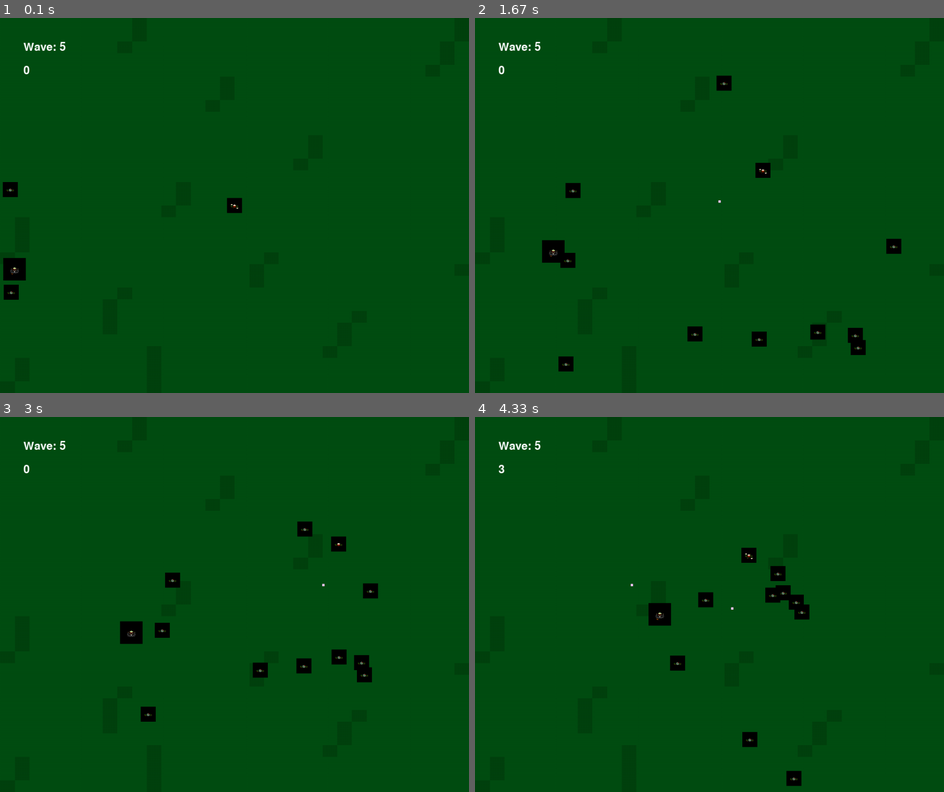
Above: before the commit, frames 1-4 (two rows, left to right).
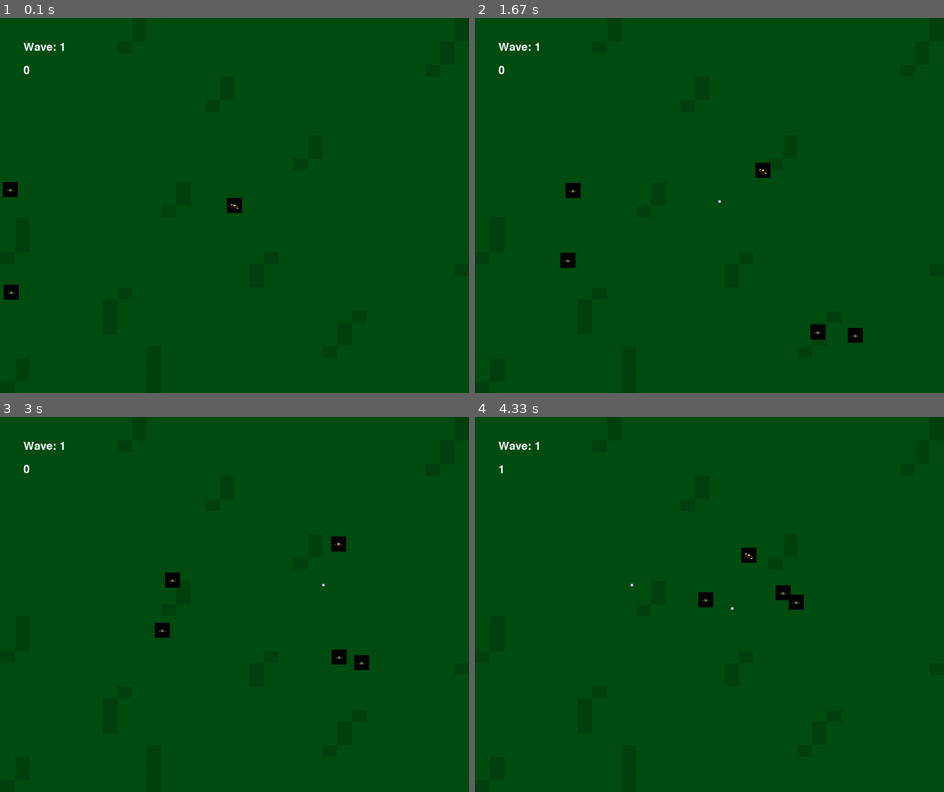
Above: after the commit, the same moments.

Repository: NotMrW/pygamesixtynine
Game: pygame game, started from main.py
Same seed, same stepped clock (60 frames per second), same inputs: the game is played once before the commit and once after it.
Inputs (mouse positions are in pixels of both pictures, inside the frame that each line leads up to):
- Up to frame 1 (0.1 s): no input
- Up to frame 2 (1.67 s): tap Space at 0.33, 0.73, 1.03, 1.57 s; hold W 0.67-1.13 s; hold Right 0.67-1.13 s; move the mouse to (690, 220) at 0.7 s; tap S at 1.17 s; hold Right from 1.5 s (still down)
- Up to frame 3 (3 s): tap Space at 1.87, 2.07, 2.4, 2.7, 2.9 s; release Right at 1.97 s; hold Up 2-2.3 s; move the mouse to (89, 548) at 2.03 s; hold Right 2.33-2.8 s; move the mouse to (304, 473) at 2.37 s; hold Left from 2.83 s (still down); move the mouse to (290, 638) at 2.87 s
- Up to frame 4 (4.33 s): tap Space at 3.2, 3.47, 3.8, 4.1, 4.23 s; release Left at 3.37 s; hold Down 3.4-3.7 s; move the mouse to (718, 477) at 3.43 s; hold Left 3.73-4.13 s; move the mouse to (540, 593) at 3.77 s; hold Up from 4.17 s (still down); move the mouse to (714, 645) at 4.2 s

The runs differ from the first frame. In frame 1, 0.3% of the frame differs, in the area x 0-14%, y 6-70%; in frame 2, 1.0%; in frame 3, 1.1%, in the area x 12-81%, y 6-82%; in frame 4, 1.1%.

Commit message:
Co-authored-by: GABRIEL CRUZ <357179@eriesd.org> Co-authored-by: BRAIDEN MCCLAIN <461616@eriesd.org> Co-authored-by: pokedudeschool <pokedudeschool@users.noreply.github.com> good

Diff:
--- a/enemy.py
+++ b/enemy.py
@@ -36,7 +36,13 @@
 
         self.frame = 0
 
-    def knockback (self, bullet):
+    def check_collide(self, player):
+        if player:
+            if self.rect.colliderect(player.rect):
+                player.HP -= 49 #maybe we should add a damage variable?
+                self.hp -= 1
+
+    def knockback(self, bullet):
         self.x+= bullet.direction[0]*self.settings.KNOCKBACK_AMOUNT
         self.y+= bullet.direction[1]*self.settings.KNOCKBACK_AMOUNT
 
--- /dev/null
+++ b/item.py
@@ -0,0 +1,16 @@
+
+#import files
+from spritesheet import SpriteSheet
+from settings import Settings
+
+#import modules
+import pygame
+
+class Medkit(pygame.sprite.Sprite):
+    def __init__(self, game):
+        """This will heal the PLAYER"""
+        self.game = game
+        self.settings = game.settings
+        self.x = -5
+        self.y = -5
+        self.HEAL = self.settings.medkit_HEAL
--- a/main.py
+++ b/main.py
@@ -31,12 +31,13 @@
         pygame.font.init()
         self.font = pygame.font.Font(None, 36) #get a font for the score
         self.score_surface = self.font.render(str(self.score), True, (255, 255, 255)) #render the score as a surface
+        self.death_surface = self.font.render("YOU DIED", True, (255, 255, 255))
 
 
         self.player = Player(self) #initialize player
 
         self.bullets = pygame.sprite.Group() #stuff the bulltes in one, plural group
-        self.enemies = pygame.sprite.Group() #Get the little shits into a plural groupww
+        self.enemies = pygame.sprite.Group() #Get the little shits into a plural group
         self.big_enemies = pygame.sprite.Group()
 
         self.bigenemies_spawned = 0
@@ -44,7 +45,7 @@
         self.enemies_spawned = 0
         self.enemies_killed = 0
 
-        self.wave_number = 5
+        self.wave_number = 1
         self.wave_surface = self.font.render(f"Wave: {self.wave_number}", True, (255, 255, 255))
         self.spawn_counter = 0
         self.level_threshold = 5 + 5*self.wave_number
@@ -64,6 +65,7 @@
     def run(self):
         """"Da function to run da gaem"""
         while self.running: #we use "running" value here for loop? Huh, neat
+            print(self.player.HP, self.player.rect.center)
             for event in pygame.event.get():
                 if event.type == pygame.QUIT:
                     self.running = False #We always need to be able to run from the gaem
@@ -105,10 +107,8 @@
             self.wave_surface = self.font.render(f"Wave: {self.wave_number}", True, (255, 255, 255))
             game.screen.blit(self.wave_surface, (50, 50))
 
-            #killplayer_collisions = pygame.sprite.spritecollide(self.player, self.enemies, True) #Player/Little_shit collisions
             bullet_enemy_collisions = pygame.sprite.groupcollide(self.bullets, self.enemies, True, False) #Bullet/Little_shit collisions
             bullet_bigenemy_collisions = pygame.sprite.groupcollide(self.bullets, self.big_enemies, True, False)
-
 
             if bullet_enemy_collisions:
                 total_enemies_hit = list(bullet_enemy_collisions.values())[0]
@@ -164,18 +164,30 @@
                 self.enemies_spawned += 1 #add to the valuse of enemies spawned [DEBUGGING]
             for enemy in self.enemies: #Gotta check the WHOLE DAMN LIST OF ENEMIES
                 #if random.random() < self.settings.ENEMY_FLASH_RATE:
-                enemy.draw(self) #Spawn the little twits
+                enemy.draw(self)
                 enemy.update(self.player) #update those little shits
+                enemy.check_collide(self.player)
+                if enemy.hp <= 0:
+                        enemy.kill()
+                        self.enemies_killed+=1
+            if self.player.HP <= 0:
+                self.screen.blit(self.death_surface, (400,500))
             pygame.display.flip() #updtae the ENTIRE display
 
-            if self.enemies_killed >= self.level_threshold: #check if score == level score threshold
+            if self.enemies_killed >= self.level_threshold:
                 self.wave_number += 1
                 self.enemies_spawned = 0
                 self.enemies_killed = 0
-                self.level_threshold = 5 + 5*self.wave_number
-                self.biglevel_threshold = math.floor(self.wave_number // 5)
+                if self.wave_number <= 10:
+                    self.level_threshold = 5 + 5*self.wave_number
+                elif self.wave_number > 10:
+                    self.level_threshold = 5 + 7*self.wave_number
+                if self.wave_number <= 10:
+                    self.biglevel_threshold = math.floor(self.wave_number // 5)
+                elif self.wave_number > 10:
+                    self.biglevel_threshold = math.floor(self.wave_number // 3)
                 self.bigenemies_spawned = 0
-            self.clock.tick(self.settings.FPS) #initalizes frame rate
+            self.clock.tick(self.settings.FPS)
             self.frame_count += 1
 
 
--- /dev/null
+++ b/plans.txt
@@ -0,0 +1,8 @@
+Give little Shits 2 HP at the cost of making them spawn less
+
+give Player FUCKTON of HP, at the expense of no I-Frames; rely only on knockback to save you
+    *NEED TO GIVE PLAYER HP, FIRST!*
+
+Get medkit to spawn rarely from killing enemies
+
+Think of new Items and how they will work
--- a/player.py
+++ b/player.py
@@ -12,9 +12,11 @@
         self.settings =  game.settings #initialize player's settings
         self.x = self.settings.screen_WIDTH / 2 #center horizontally
         self.y = self.settings.screen_HEIGHT / 2 #center vertically
+        self.HP = 50
         self.spritesheet = SpriteSheet("sprites\manWalk.png")
         self.sprites = self.spritesheet.get_images(0,0,32,32,8)
         self.image = self.sprites[0]
+        self.death_image = ("sprites/manFace.png")
         self.rect = self.image.get_rect()
         self.rect.center = game.rect.center
 
@@ -50,13 +52,6 @@
         if self.moving_right == True:
             self.rect.x += self.settings.player_SPEED
 
-
-
-    def die(self, enemy):
-        """check if I should die yet"""
-        #how tf do we check collisions for Player/Little_Shit?
-
-
     def __str__(self):
         return f"Player at {self.x, self.y} - Rect: {self.rect.topleft}"
     #how will we add a flashlight mechanic?
--- a/settings.py
+++ b/settings.py
@@ -3,8 +3,8 @@
         """Initialize da Settings"""
 
         #sorting settings based on what they're related to
-        self.screen_HEIGHT = 800 #screen width
-        self.screen_WIDTH = 1000 #screen height, what? Expected something funny?
+        self.screen_HEIGHT = 800 #screen height
+        self.screen_WIDTH = 1000 #screen width what? Expected something funny?
         self.FPS = 60 #FPS modulator
 
         #more setting sorting
@@ -21,3 +21,6 @@
 
         #more sorting? Ugh
         self.SCALE_FACTOR = 1 #Scale multiplier
+
+        #just for items and their attributes
+#        self.medkit_HEAL
